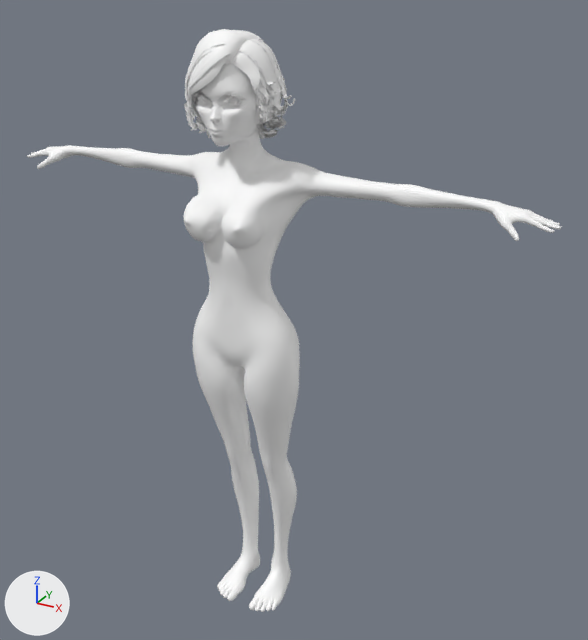
One commit to the FBX model Assets/Models/Character/PlayerGfx.fbx: the scene before it, then after it.
One viewpoint serves both versions: a camera (50 mm lens) standing at (1.077, -1.692, 1.807) and looking at (0.102, 0.08, 0.92). Lighting does not change. The marker at lower left points along +X, +Y and +Z. Where no turn or scale is listed for an object, it has been applied to the vertices.

Objects in the first picture: 'Body', 'Hair'.
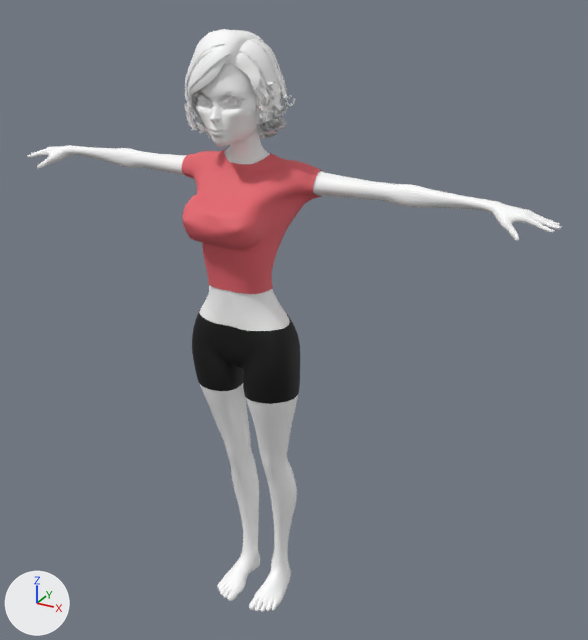
What differs and where, as boxes [x1, y1, x2, y2] in the pictures (588 x 640 px):
'Shirt', added (red): after [182, 148, 323, 294]
'Body.001', added (black): after [192, 309, 300, 404]

The change, as a diff of the scene's bpy script:
```diff
--- a/Assets/Models/Character/PlayerGfx.fbx.py
+++ b/Assets/Models/Character/PlayerGfx.fbx.py
@@ mat_shirt @@
+mat_shirt = principled_material('Shirt')
+mat_shirt.base_color = (0.8, 0.131, 0.157)  # red #e7656e
+mat_shirt.roughness = 0.69
@@ mat_material @@
+mat_material = principled_material('Material')
+mat_material.base_color = (0.0, 0.0, 0.0)  # black #000000
+mat_material.roughness = 0.69
@@ me_bodymesh_001 @@
+me_bodymesh_001.from_pydata(...)  # 1441 vertices, 1387 faces; spans x -0.203..0.19, y -0.157..0.102, z 1.039..1.376
+me_bodymesh_001.materials.append(mat_shirt)  # red #e7656e
@@ me_bodymesh_002 @@
+me_bodymesh_002.from_pydata(...)  # 668 vertices, 628 faces; spans x -0.16..0.16, y -0.087..0.102, z 0.735..0.945
+me_bodymesh_002.materials.append(mat_material)  # black #000000
@@ ob_shirt @@
+ob_shirt = bpy.data.objects.new('Shirt', me_bodymesh_001)
+ob_shirt.location = (0.0, 0.0, 0.0)
@@ ob_body_001 @@
+ob_body_001 = bpy.data.objects.new('Body.001', me_bodymesh_002)
+ob_body_001.location = (0.0, 0.0, 0.0)
```
